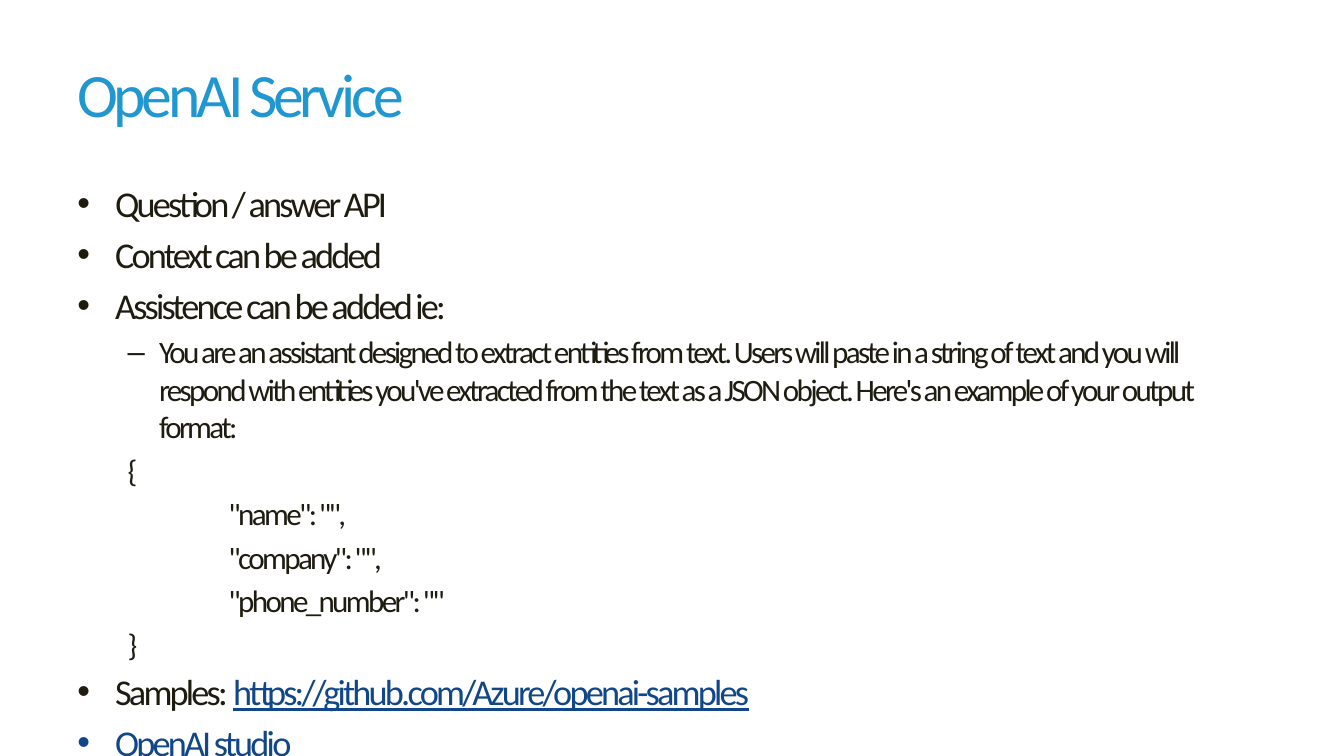
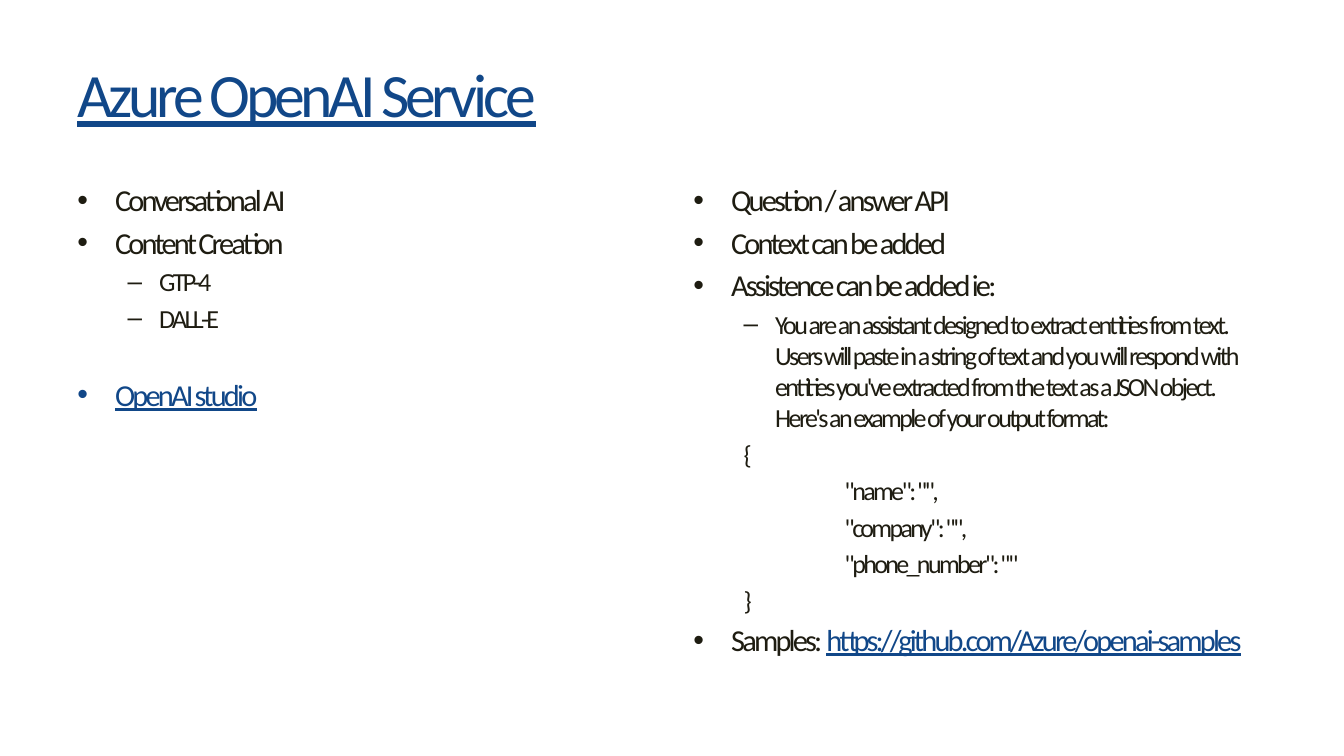
Before and after one commit to havit/CloudApplicationsDevelopment, a slide deck: slide 3 of Lab8-CognitiveServices/Cognitive-services.pptx (slide 7 before the commit). Drawn at 1344x756 pixels with LibreOffice and Linux fonts; fonts in the diff are those of the drawing; background and template pictures are left out. Boxes give left, top, right and bottom in pixels: in the first picture for what was removed or moved away, otherwise in the second. Text is boxed around its words. In the diff, an @@ line names an element or a change of style, - is before the commit and + after.

Commit message:
Refresh Cognitive services (Azre AI Services) presentation

```diff
--- a/Lab8-CognitiveServices/Cognitive-services.pptx
+++ b/Lab8-CognitiveServices/Cognitive-services.pptx
@@ title at [77, 74, 536, 127]: text changed; text colour #2097D0 to #114788 @@
-OpenAI Service
+Azure OpenAI Service
@@ text at [731, 190, 1241, 657]: paragraph removed @@
-• OpenAI studio
@@ text "Question / answer API": place and size @@
-text "Question / answer API" at [115, 192, 1195, 712]
+text "Question / answer API" at [731, 190, 1241, 657]
@@ text "Question / answer API" at [731, 190, 1241, 657]: size 25.9 to 21.7 pt in "Question / answer API", "Context can be added", "Assistence can be added ie:", "Samples: https://github.com/Azure/openai-samples"; size 22.2 to 18.6 pt in "You are an assistant designed to extract ...", "{", ""name": "",", ""company": ""," and 2 more places @@
@@ text added at [115, 190, 285, 411], 21.7 pt, text #1E1C11 @@
+• Conversational AI
+• Content Creation
+  – GTP-4
+  – DALL-E
+• OpenAI studio
```
Also in this commit, not shown: 5 other slides changed, 2 slides added, 1 slide removed.
